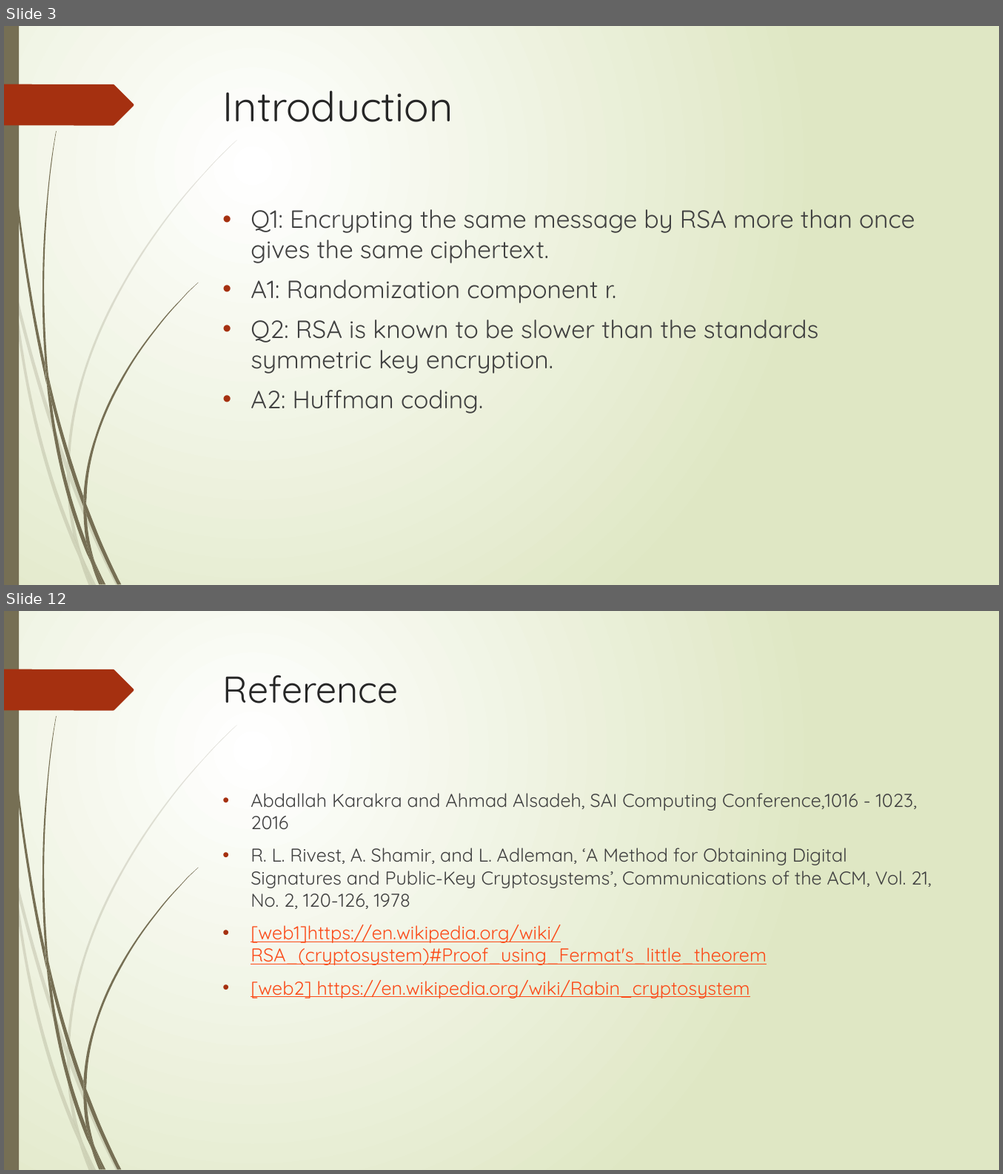
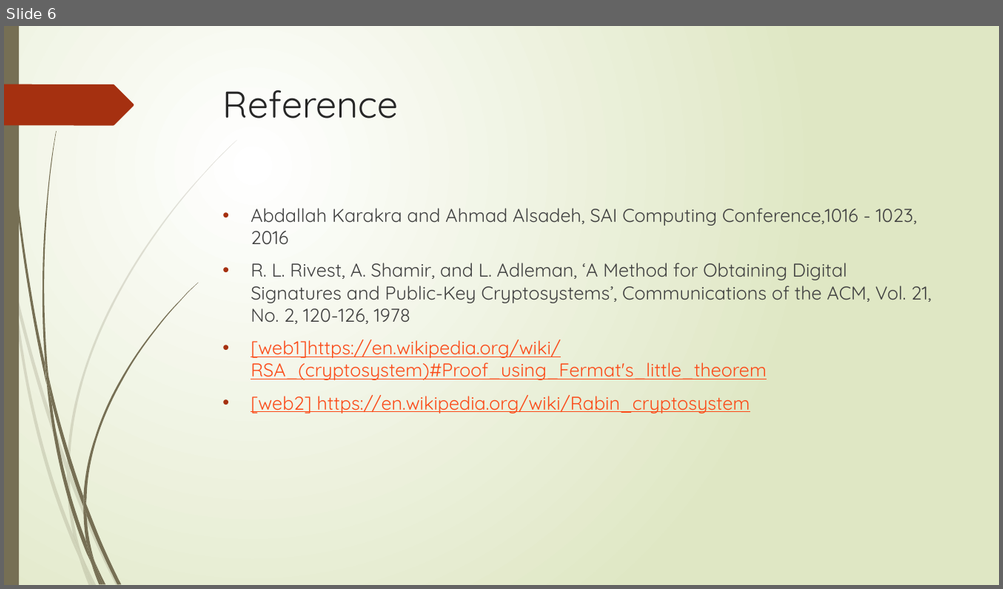
Before and after one commit to PleaseInput/Big-Number, a slide deck: A_RSA.pptx. Shown one above the other, each under a label of ours: slides 3 and 12 before the commit, slide 6 after it; the slides between them are not shown. The pictures are 1003x1174 and 1003x589 pixels, drawn with LibreOffice and Linux fonts; fonts in the diff are those of the drawing. Boxes give left, top, right and bottom in pixels: in the first picture for what was removed or moved away, otherwise in the second. Text is boxed around its words. In the diff, an @@ line names an element or a change of style, - is before the commit and + after.

```diff
--- a/A_RSA.pptx
+++ b/A_RSA.pptx
@@ slide 3 removed at [4, 26, 999, 585], background gradient #FFFFFF to #DFE8C4; not listed: 24 template elements that a slide beside it also shows @@
@@ title removed at [223, 90, 453, 122] @@
-Introduction
@@ text removed at [250, 210, 914, 414] @@
-• Q1: Encrypting the same message by RSA more than once gives the same ciphertext.
-• A1: Randomization component r.
-• Q2: RSA is known to be slower than the standards symmetric key encryption.
-• A2: Huffman coding.
@@ what was slide 12 is now slide 6 @@
```
Also in this commit, not shown: 2 slides changed, 3 slides added, 8 other slides removed.
